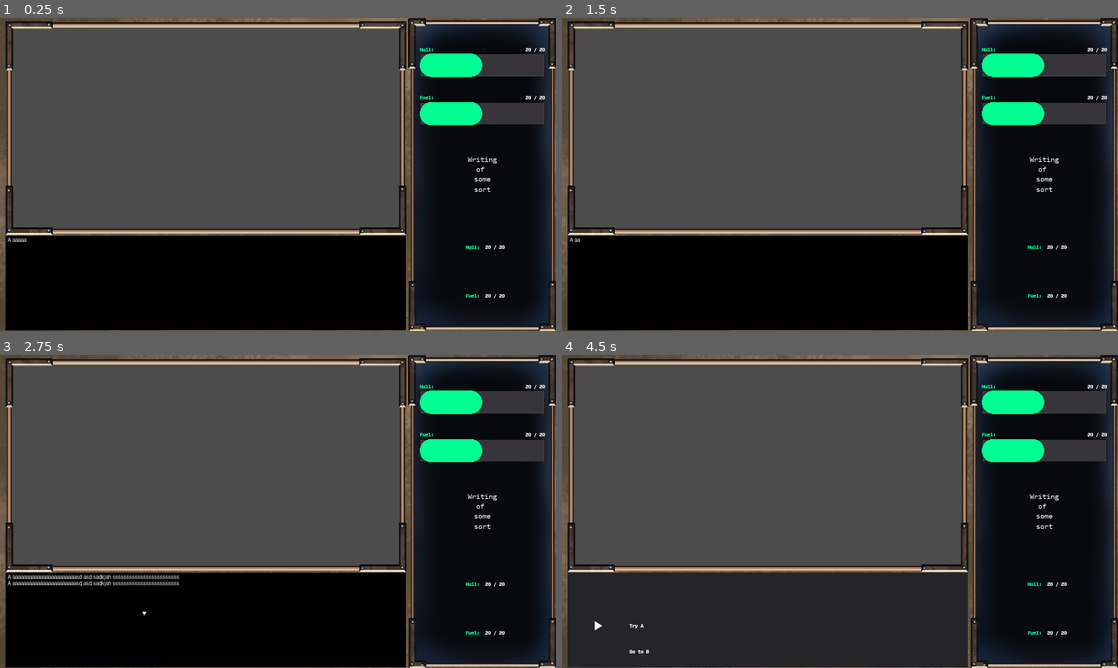
Above: before the commit, frames 1-4 (two rows, left to right).
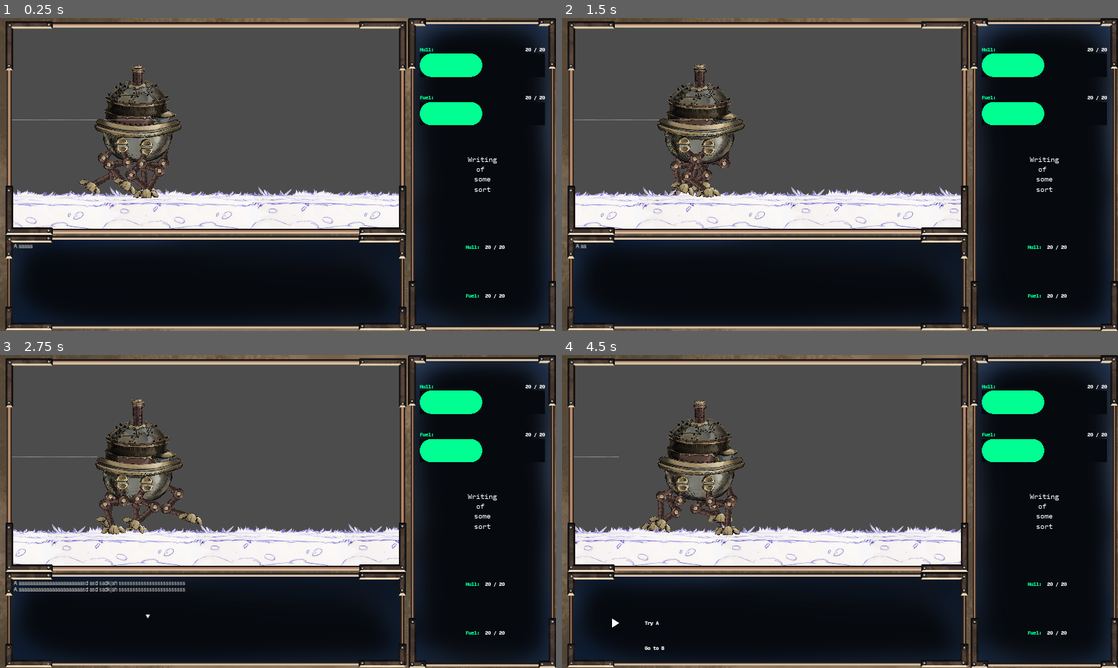
Above: after the commit, the same moments.

Repository: silverweed/ggj20
Game: Godot game, scene res://levels/Level.tscn
The game is run twice, just before and just after one commit, with the same random seed, the same clock (stepped at 60 frames per second) and the same inputs.
Inputs (mouse positions are in pixels of both pictures, inside the frame that each line leads up to):
- Up to frame 1 (0.25 s): no input
- Up to frame 2 (1.5 s): move the mouse to (962, 158) at 0.52 s; hold Up (ui_up) 0.53-1.28 s; hold Z (advance_text) 0.53-1.28 s; move the mouse to (728, 190) at 1.27 s; hold Down (ui_down) from 1.28 s (still down); tap Z (advance_text) at 1.35 s
- Up to frame 3 (2.75 s): move the mouse to (333, 442) at 2.02 s; release Down (ui_down) at 2.03 s; hold Up (ui_up) from 2.03 s (still down); hold Z (advance_text) from 2.03 s (still down)
- Up to frame 4 (4.5 s): move the mouse to (812, 574) at 2.77 s; release Z (advance_text) at 2.78 s; tap Z (advance_text) at 2.85, 4.35 s; move the mouse to (1006, 558) at 3.52 s; release Up (ui_up) at 3.53 s; hold Z (advance_text) 3.53-4.28 s; hold Down (ui_down) from 3.53 s (still down); move the mouse to (673, 464) at 4.27 s

The runs differ from the first frame. In frame 1, 22% of the frame differs, in the area x 0-98%, y 11-100%; in frame 2, 22%; in frame 3, 22%; in frame 4, 29%.

Commit message:
more dressing

Diff:
--- a/levels/Level.tscn
+++ b/levels/Level.tscn
@@ -1,7 +1,8 @@
-[gd_scene load_steps=4 format=2]
+[gd_scene load_steps=5 format=2]
 
 [ext_resource path="res://GameManager.tscn" type="PackedScene" id=1]
 [ext_resource path="res://ui/HUD.tscn" type="PackedScene" id=2]
+[ext_resource path="res://levels/WorldLevel.tscn" type="PackedScene" id=3]
 [ext_resource path="res://ui/GameOverPanel.tscn" type="PackedScene" id=4]
 
 [node name="Level" type="Node2D"]
@@ -18,3 +19,8 @@
 
 [node name="GameOverPanel" parent="CanvasLayer" instance=ExtResource( 4 )]
 visible = false
+
+[node name="WorldLevel" parent="." instance=ExtResource( 3 )]
+position = Vector2( -2767.86, 330.172 )
+
+[node name="CanvasLayer2" type="CanvasLayer" parent="."]
--- a/levels/WorldLevel.tscn
+++ b/levels/WorldLevel.tscn
@@ -10,6 +10,11 @@
 position = Vector2( 588.349, -72.1056 )
 
 [node name="TilingGround" parent="." instance=ExtResource( 2 )]
-position = Vector2( -1311.93, -38.5464 )
+position = Vector2( -1315.03, 0.142639 )
 scale = Vector2( 2, 2 )
 speed = 80.0
+
+[node name="Camera2D" type="Camera2D" parent="."]
+position = Vector2( 1539.74, 377.054 )
+current = true
+zoom = Vector2( 2, 2 )
--- a/player/Body.tscn
+++ b/player/Body.tscn
@@ -37,7 +37,7 @@
 "values": [ Vector2( -128.436, 247.156 ), Vector2( -140.679, 262.12 ), Vector2( -128.436, 247.156 ) ]
 }
 tracks/2/type = "value"
-tracks/2/path = NodePath("Belt/Sprite:position")
+tracks/2/path = NodePath("Belt/BeltSprite:position")
 tracks/2/interp = 1
 tracks/2/loop_wrap = true
 tracks/2/imported = false
@@ -49,7 +49,7 @@
 "values": [ Vector2( 0, 0 ), Vector2( 10.8831, -19.0452 ), Vector2( 15.3042, 0.42511 ), Vector2( -4.21201, 2.90607 ) ]
 }
 tracks/3/type = "value"
-tracks/3/path = NodePath("Chimey/Sprite:position")
+tracks/3/path = NodePath("Chimey/ChimneySprite:position")
 tracks/3/interp = 1
 tracks/3/loop_wrap = true
 tracks/3/imported = false
@@ -61,7 +61,7 @@
 "values": [ Vector2( 0, 0 ), Vector2( 0, -38.0905 ), Vector2( 0, 5.44143 ) ]
 }
 tracks/4/type = "value"
-tracks/4/path = NodePath("Sprite:position")
+tracks/4/path = NodePath("BodySprite:position")
 tracks/4/interp = 1
 tracks/4/loop_wrap = true
 tracks/4/imported = false
@@ -72,48 +72,95 @@
 "update": 0,
 "values": [ Vector2( 0, 0 ), Vector2( 2.86389, -8.59183 ), Vector2( -1.43201, -5.72786 ) ]
 }
+tracks/5/type = "value"
+tracks/5/path = NodePath("Belt/Lower_body/LowerBodySprite:offset")
+tracks/5/interp = 1
+tracks/5/loop_wrap = true
+tracks/5/imported = false
+tracks/5/enabled = true
+tracks/5/keys = {
+"times": PoolRealArray( 0, 3, 5.6, 7.9 ),
+"transitions": PoolRealArray( 1, 1, 1, 1 ),
+"update": 0,
+"values": [ Vector2( 0, 0 ), Vector2( 0, 30 ), Vector2( 0, 0 ), Vector2( 0, 30 ) ]
+}
+tracks/6/type = "value"
+tracks/6/path = NodePath("Belt/BeltSprite:offset")
+tracks/6/interp = 1
+tracks/6/loop_wrap = true
+tracks/6/imported = false
+tracks/6/enabled = true
+tracks/6/keys = {
+"times": PoolRealArray( 0.7, 3.2, 5.5, 7.6 ),
+"transitions": PoolRealArray( 1, 1, 1, 1 ),
+"update": 0,
+"values": [ Vector2( 0, -10 ), Vector2( 0, 10 ), Vector2( 0, -10 ), Vector2( 0, 10 ) ]
+}
+tracks/7/type = "value"
+tracks/7/path = NodePath("BodySprite:offset")
+tracks/7/interp = 1
+tracks/7/loop_wrap = true
+tracks/7/imported = false
+tracks/7/enabled = true
+tracks/7/keys = {
+"times": PoolRealArray( 0.1, 2.4, 4.8, 7 ),
+"transitions": PoolRealArray( 1, 1, 1, 1 ),
+"update": 0,
+"values": [ Vector2( 0, 0 ), Vector2( 0, 25 ), Vector2( 0, 0 ), Vector2( 0, 25 ) ]
+}
+tracks/8/type = "value"
+tracks/8/path = NodePath("Chimey/ChimneySprite:offset")
+tracks/8/interp = 1
+tracks/8/loop_wrap = true
+tracks/8/imported = false
+tracks/8/enabled = true
+tracks/8/keys = {
+"times": PoolRealArray( 1.7, 4.3, 7, 9.5 ),
+"transitions": PoolRealArray( 1, 1, 1, 1 ),
+"update": 0,
+"values": [ Vector2( 0, -10 ), Vector2( 0, 10 ), Vector2( 0, -10 ), Vector2( 0, 10 ) ]
+}
 
 [node name="Body" type="Node2D"]
 position = Vector2( -7.40247, -161.004 )
 script = ExtResource( 7 )
 
-[node name="Sprite" type="Sprite" parent="."]
-position = Vector2( 1.01622, -3.04871 )
+[node name="BodySprite" type="Sprite" parent="."]
+position = Vector2( 2.21721, -6.65174 )
 texture = ExtResource( 2 )
+offset = Vector2( 0, 18.5484 )
 
 [node name="Chimey" type="Node2D" parent="."]
 position = Vector2( -15.5082, -191.269 )
 scale = Vector2( 0.5, 0.5 )
 z_index = -10
 
-[node name="Sprite" type="Sprite" parent="Chimey"]
-position = Vector2( 0, -21.0859 )
+[node name="ChimneySprite" type="Sprite" parent="Chimey"]
+position = Vector2( 0, -3.40099 )
 texture = ExtResource( 1 )
+offset = Vector2( 0, 10 )
 
 [node name="Belt" type="Node2D" parent="."]
 position = Vector2( -15.5082, 141.078 )
 scale = Vector2( 0.5, 0.5 )
 z_index = 10
 
-[node name="Sprite" type="Sprite" parent="Belt"]
-position = Vector2( 13.7568, -6.38951 )
+[node name="BeltSprite" type="Sprite" parent="Belt"]
+position = Vector2( -3.76864, 2.60017 )
 scale = Vector2( 2.5, 2.5 )
 z_index = 10
 texture = ExtResource( 4 )
+offset = Vector2( 0, 8.70968 )
 
 [node name="Lower_body" type="Node2D" parent="Belt"]
 position = Vector2( -8.29834, 214.803 )
 z_index = -30
 
-[node name="Sprite" type="Sprite" parent="Belt/Lower_body"]
+[node name="LowerBodySprite" type="Sprite" parent="Belt/Lower_body"]
 scale = Vector2( 2, 2 )
 z_index = 10
 texture = ExtResource( 5 )
-
-[node name="Camera2D" type="Camera2D" parent="."]
-position = Vector2( 13.4953, 249.606 )
-current = true
-zoom = Vector2( 2, 2 )
+offset = Vector2( 0, 28.6957 )
 
 [node name="IK_leg1" parent="." instance=ExtResource( 3 )]
 position = Vector2( 175.946, 266.296 )
@@ -146,14 +193,14 @@
 animation_offset = 3.5
 
 [node name="Sprite2" type="Sprite" parent="."]
-position = Vector2( -135.414, 268.13 )
+position = Vector2( -130.34, 249.484 )
 rotation = 1.5708
 scale = Vector2( 0.5, 0.5 )
 z_index = 10
 texture = ExtResource( 6 )
 
 [node name="Sprite3" type="Sprite" parent="."]
-position = Vector2( 44.6567, 267.334 )
+position = Vector2( 42.6567, 255.536 )
 rotation = 1.5708
 scale = Vector2( 0.5, 0.5 )
 z_index = 10
--- a/player/IK_leg.gd
+++ b/player/IK_leg.gd
@@ -11,18 +11,9 @@
 export var flipped = false
 
 export var animation_offset = 0.0
-onready var elapsed = 0
-var started = false
 
 func _ready():
 	base.flipped = flipped
 	base.local_scale = scale.x
-	pass
-
-# Called every frame. 'delta' is the elapsed time since the previous frame.
-func _process(delta):
-	#target.global_position = get_global_mouse_position()
-	elapsed += delta
-	if !started && elapsed > animation_offset:
-		$AnimationPlayer.play("walk_1")
-	pass
+	$AnimationPlayer.play("walk_1")
+	$AnimationPlayer.seek(animation_offset)
--- a/ui/ChoiceLabel.tscn
+++ b/ui/ChoiceLabel.tscn
@@ -58,8 +58,8 @@
 }
 
 [node name="SelectedImg" type="TextureRect" parent="."]
-margin_right = 88.0
-margin_bottom = 600.0
+margin_right = 170.0
+margin_bottom = 1080.0
 size_flags_horizontal = 3
 size_flags_stretch_ratio = 0.1
 texture = ExtResource( 2 )
@@ -67,9 +67,9 @@
 stretch_mode = 4
 
 [node name="Label" type="Label" parent="."]
-margin_left = 138.0
-margin_right = 1024.0
-margin_bottom = 600.0
+margin_left = 220.0
+margin_right = 1920.0
+margin_bottom = 1080.0
 size_flags_horizontal = 3
 size_flags_vertical = 3
 custom_fonts/font = ExtResource( 1 )
--- a/ui/EventUI.gd
+++ b/ui/EventUI.gd
@@ -6,8 +6,8 @@
 var event_description: String
 var cur_event: EventTypes.Event
 
-onready var description: DialogBox = $Panel/DialogBox
-onready var choices: ChoiceContainer = $Panel/ChoicesContainer
+onready var description: DialogBox = $DialogBox
+onready var choices: ChoiceContainer = $ChoicesContainer
 
 
 func _ready():
--- a/ui/EventUI.tscn
+++ b/ui/EventUI.tscn
@@ -1,34 +1,41 @@
-[gd_scene load_steps=4 format=2]
+[gd_scene load_steps=5 format=2]
 
 [ext_resource path="res://ui/EventUI.gd" type="Script" id=1]
 [ext_resource path="res://ui/ChoicesContainer.tscn" type="PackedScene" id=2]
 [ext_resource path="res://ui/dialogs/DialogBox.tscn" type="PackedScene" id=3]
+[ext_resource path="res://ui/textures/UI_bottom_box.png" type="Texture" id=4]
 
 [node name="EventUI" type="Control" groups=[
 "event_ui",
 ]]
 anchor_right = 1.0
 anchor_bottom = 1.0
+margin_right = -871.0
+margin_bottom = -836.0
 script = ExtResource( 1 )
 __meta__ = {
 "_edit_use_anchors_": false
 }
 
-[node name="Panel" type="Panel" parent="."]
+[node name="TextureRect" type="TextureRect" parent="."]
 anchor_right = 1.0
 anchor_bottom = 1.0
+texture = ExtResource( 4 )
+expand = true
 
-[node name="ChoicesContainer" parent="Panel" instance=ExtResource( 2 )]
-anchor_top = 0.432
-anchor_right = 1.009
-margin_left = 50.0
-margin_top = -0.200012
-margin_right = -50.0
-margin_bottom = -10.0
+[node name="ChoicesContainer" parent="." instance=ExtResource( 2 )]
+anchor_left = 0.086
+anchor_top = 0.415
+anchor_right = 0.912
+anchor_bottom = 0.926
+margin_left = 0.0339966
+margin_top = -0.0250015
+margin_right = 0.127991
+margin_bottom = -0.0100098
 
-[node name="DialogBox" parent="Panel" instance=ExtResource( 3 )]
-margin_left = 0.0
-margin_top = 0.0
-margin_right = 0.0
-margin_bottom = 0.0
+[node name="DialogBox" parent="." instance=ExtResource( 3 )]
+margin_left = 15.0
+margin_top = 15.0
+margin_right = -15.0
+margin_bottom = -15.0
 hide_on_finish = true
--- a/ui/HUD.tscn
+++ b/ui/HUD.tscn
@@ -32,7 +32,7 @@
 anchor_left = 0.01
 anchor_top = 0.696
 anchor_right = 0.73
-margin_left = -0.200001
-margin_top = 0.319946
-margin_right = -0.600098
-margin_bottom = -3.0
+margin_left = -3.2
+margin_top = -4.68005
+margin_right = 0.399902
+margin_bottom = -2.0
--- a/ui/PrimaryStatEntry.tscn
+++ b/ui/PrimaryStatEntry.tscn
@@ -10,6 +10,9 @@
 corner_radius_top_right = 100
 corner_radius_bottom_right = 100
 corner_radius_bottom_left = 100
+
+[sub_resource type="StyleBoxFlat" id=2]
+bg_color = Color( 0.027451, 0.0392157, 0.0588235, 1 )
 
 [node name="PrimaryStatEntry" type="Control"]
 anchor_right = 1.0
@@ -28,13 +31,13 @@
 }
 
 [node name="HBoxContainer" type="HBoxContainer" parent="VBoxContainer"]
-margin_right = 1024.0
-margin_bottom = 298.0
+margin_right = 1920.0
+margin_bottom = 538.0
 size_flags_vertical = 3
 
 [node name="StatNameLabel" type="Label" parent="VBoxContainer/HBoxContainer"]
-margin_right = 510.0
-margin_bottom = 298.0
+margin_right = 958.0
+margin_bottom = 538.0
 size_flags_horizontal = 3
 size_flags_vertical = 3
 custom_fonts/font = ExtResource( 4 )
@@ -43,9 +46,9 @@
 valign = 2
 
 [node name="StatValueLabel" type="Label" parent="VBoxContainer/HBoxContainer"]
-margin_left = 514.0
-margin_right = 1024.0
-margin_bottom = 298.0
+margin_left = 962.0
+margin_right = 1920.0
+margin_bottom = 538.0
 size_flags_horizontal = 3
 size_flags_vertical = 3
 custom_fonts/font = ExtResource( 4 )
@@ -55,11 +58,12 @@
 valign = 2
 
 [node name="ProgressBar" type="ProgressBar" parent="VBoxContainer"]
-margin_top = 302.0
-margin_right = 1024.0
-margin_bottom = 600.0
+margin_top = 542.0
+margin_right = 1920.0
+margin_bottom = 1080.0
 size_flags_vertical = 3
 theme = ExtResource( 3 )
 custom_styles/fg = SubResource( 1 )
+custom_styles/bg = SubResource( 2 )
 value = 50.0
 percent_visible = false
--- a/ui/StatEntry.tscn
+++ b/ui/StatEntry.tscn
@@ -24,9 +24,9 @@
 }
 
 [node name="StatName" type="Label" parent="HBoxContainer"]
-margin_top = 289.0
-margin_right = 502.0
-margin_bottom = 311.0
+margin_top = 529.0
+margin_right = 950.0
+margin_bottom = 551.0
 size_flags_horizontal = 3
 custom_fonts/font = ExtResource( 1 )
 custom_colors/font_color = Color( 0, 1, 0.6, 1 )
@@ -35,10 +35,10 @@
 valign = 1
 
 [node name="StatValue" type="Label" parent="HBoxContainer"]
-margin_left = 522.0
-margin_top = 289.0
-margin_right = 1024.0
-margin_bottom = 311.0
+margin_left = 970.0
+margin_top = 529.0
+margin_right = 1920.0
+margin_bottom = 551.0
 size_flags_horizontal = 3
 custom_fonts/font = ExtResource( 1 )
 text = "STATVALUE"
--- a/ui/StatsPanel.tscn
+++ b/ui/StatsPanel.tscn
@@ -21,8 +21,8 @@
 anchor_bottom = 0.0
 margin_left = 0.0
 margin_top = 0.0
-margin_right = 1024.0
-margin_bottom = 298.0
+margin_right = 1920.0
+margin_bottom = 538.0
 size_flags_vertical = 3
 stat_name = "Hull"
 
@@ -30,8 +30,8 @@
 anchor_right = 0.0
 anchor_bottom = 0.0
 margin_left = 0.0
-margin_top = 302.0
-margin_right = 1024.0
-margin_bottom = 600.0
+margin_top = 542.0
+margin_right = 1920.0
+margin_bottom = 1080.0
 size_flags_vertical = 3
 stat_name = "Fuel"
--- a/ui/dialogs/DialogBox.tscn
+++ b/ui/dialogs/DialogBox.tscn
@@ -33,6 +33,7 @@
 }
 
 [node name="Panel" type="Panel" parent="."]
+self_modulate = Color( 1, 1, 1, 0 )
 anchor_right = 1.0
 anchor_bottom = 1.0
 theme = ExtResource( 2 )
@@ -43,10 +44,10 @@
 [node name="RichTextLabel" type="RichTextLabel" parent="Panel"]
 anchor_right = 1.0
 anchor_bottom = 1.0
-margin_left = 6.05414
-margin_top = 3.94592
-margin_right = -3.94586
-margin_bottom = -6.05408
+margin_left = 15.0
+margin_top = 15.0
+margin_right = -15.0
+margin_bottom = -15.0
 theme = ExtResource( 2 )
 custom_colors/font_color_shadow = Color( 0, 0, 0, 1 )
 bbcode_enabled = true
@@ -66,6 +67,9 @@
 custom_fonts/font = ExtResource( 3 )
 custom_colors/font_color_shadow = Color( 0, 0, 0, 1 )
 text = "▼"
+__meta__ = {
+"_edit_use_anchors_": false
+}
 
 [node name="AnimationPlayer" type="AnimationPlayer" parent="."]
 anims/ahead = SubResource( 1 )
Not shown: 1 places in ui/PrimaryStatEntry.tscn that only renumber resources
Binary file added: ui/textures/UI_bottom_box.png
Not shown, added: ui/textures/UI_bottom_box.png.import
